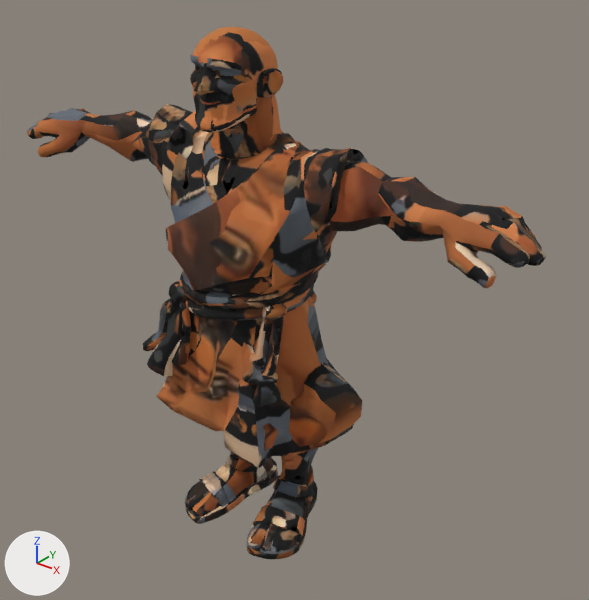
Before and after pictures for a commit that changed the glTF model assets-vila/personagens/carregador.glb.
Both versions are drawn from a 50 mm lens placed at (1.483, -1.634, 1.858), pointed at (0.107, 0.086, 0.791). The lights are fixed; the arrows at lower left show +X, +Y and +Z. The older version comes first. Vertices at exactly the same position are counted once.

In view in the first picture: 'NPC_Carregador'.
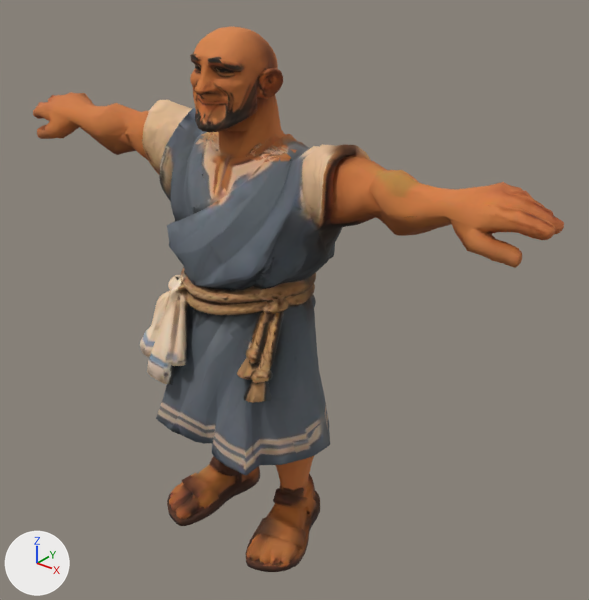
Edits to the bpy script that builds the scene:
```text
Change me_npc_carregador:
    used by ob_npc_carregador; location = (0.0, 0.0, 0.0)
    remove me_npc_carregador.from_pydata(...)  # 7518 vertices, 15006 faces; spans x -0.89..0.89, y -0.21..0.24, z -0.01..1.57
    add me_npc_carregador.from_pydata(...)  # 7518 vertices, 15005 faces; spans x -0.9..0.91, y -0.25..0.2, z 0.0..1.57
    me_npc_carregador part 1: 5298 of 7518 vertices moved; they spanned x -0.89..0.89, y -0.21..0.24, z -0.01..1.32 and now span x -0.9..0.91, y -0.25..0.19, z 0.0..1.34; mean shift (0.0, -0.02, 0.01); largest move (-0.42, 0.03, 0.52) -> (-0.26, -0.03, 0.4)
    me_npc_carregador part 2: 14991 kept faces spanning x -0.9..0.91, y -0.25..0.2, z 0.0..1.57 get new texture (UV) coordinates
```

Where the change shows, as pixel boxes [x1, y1, x2, y2] in the pictures (589 x 600 px; the box of a moved part takes in the faces that stretch with it):
'NPC_Carregador', reshaped
    before: [27, 27, 546, 559]
    after: [33, 27, 564, 572]
part 1 of me_npc_carregador, moved or reshaped
    before: [27, 104, 546, 559]
    after: [33, 92, 564, 572]
part 2 of me_npc_carregador, surface changed
    before: [27, 27, 546, 559]
    after: [33, 27, 564, 572]
